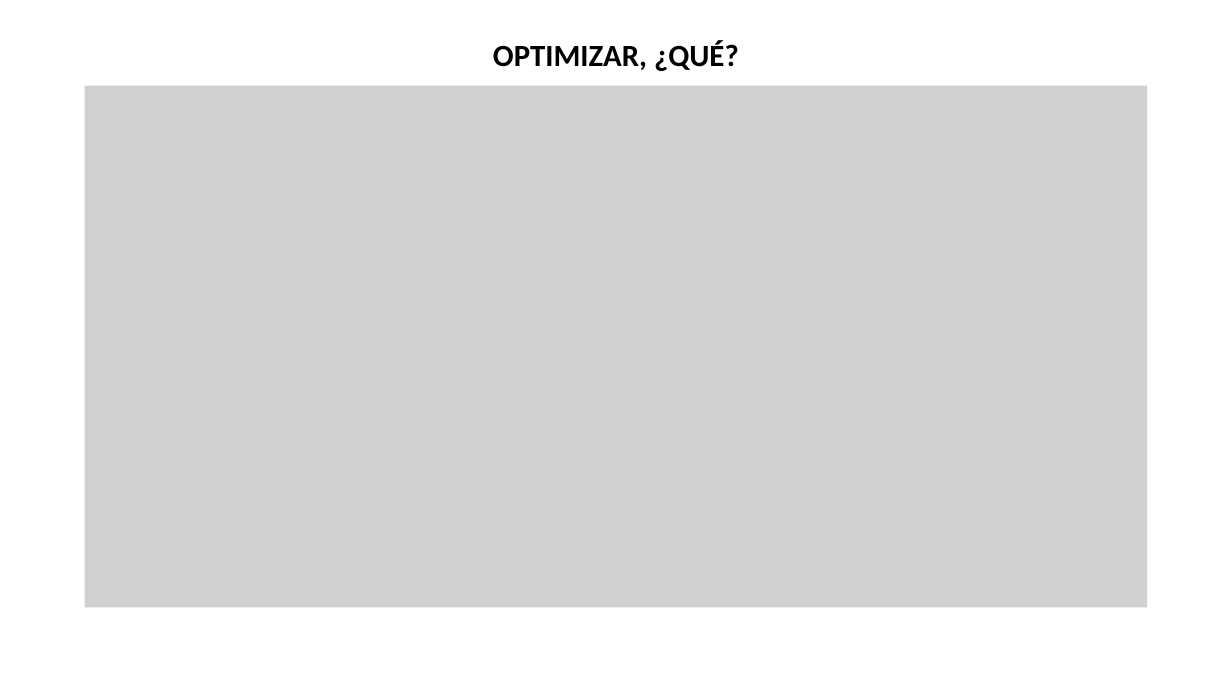
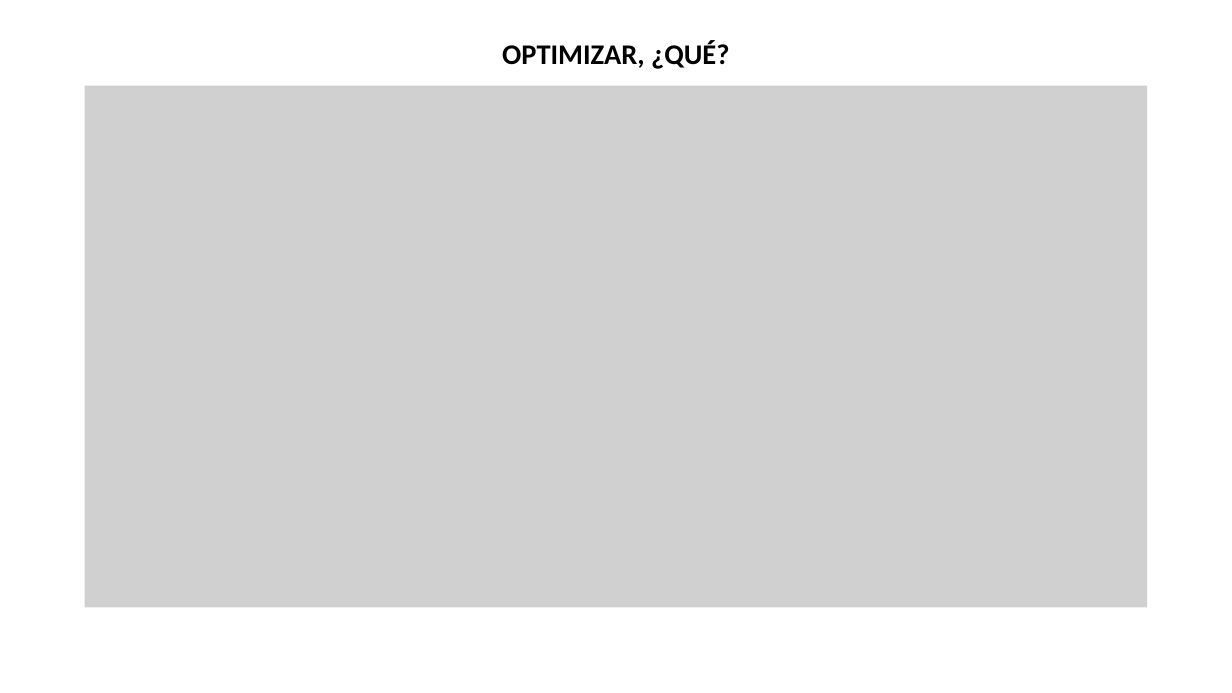
Before and after one commit to luciatomainodelacr/TFM, a slide deck: slide 8 of Documentacion/PlanteamientoProblema/Diseño funcional y modelos.pptx (slide 6 before the commit). Drawn at 1232x693 pixels with LibreOffice and Linux fonts; fonts in the diff are those of the drawing; grey boxes stand for pictures. Boxes give left, top, right and bottom in pixels: in the first picture for what was removed or moved away, otherwise in the second. Text is boxed around its words. In the diff, an @@ line names an element or a change of style, - is before the commit and + after.

```diff
--- a/Documentacion/PlanteamientoProblema/Diseño funcional y modelos.pptx
+++ b/Documentacion/PlanteamientoProblema/Diseño funcional y modelos.pptx
@@ text "OPTIMIZAR, ¿QUÉ?" at (502,40,729,69): size 24 to 22.2 pt; line spacing 0.9 to 0.8 @@
```
Also in this commit, not shown: 3 other slides changed, 2 slides added, 5 other files.
